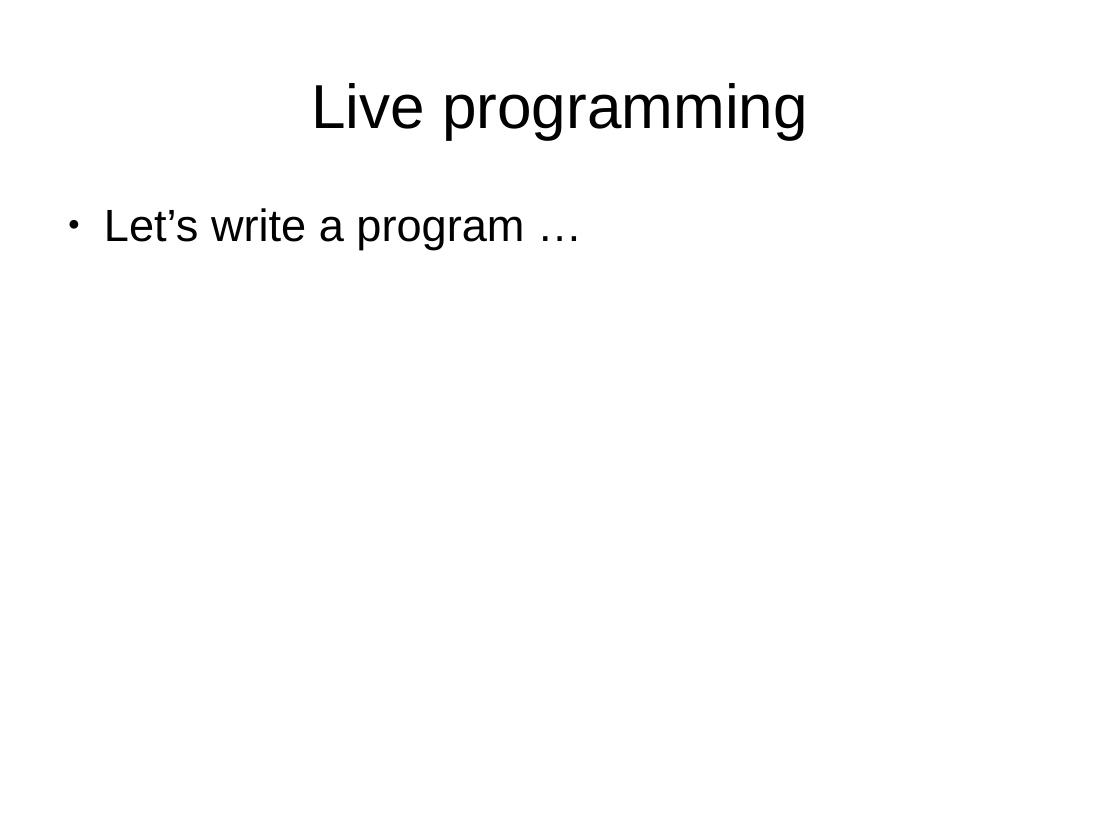
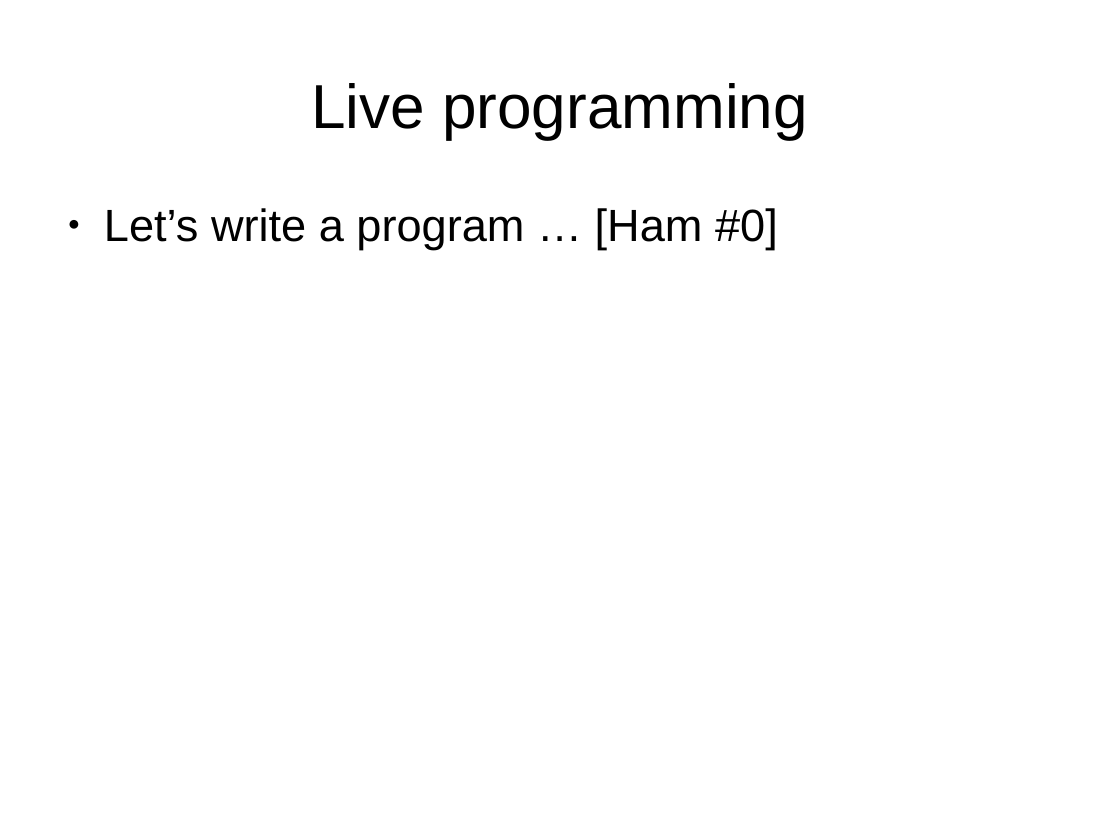
Before and after one commit to martindholmes/XSLT_workshops, a slide deck: slide 4 of intro/presentations/07_Hamlet_in_HTML.odp. Drawn at 1120x840 pixels with LibreOffice and Linux fonts; fonts in the diff are those of the drawing. Boxes give left, top, right and bottom in pixels: in the first picture for what was removed or moved away, otherwise in the second. Text is boxed around its words. In the diff, an @@ line names an element or a change of style, - is before the commit and + after.

```diff
--- a/intro/presentations/07_Hamlet_in_HTML.odp
+++ b/intro/presentations/07_Hamlet_in_HTML.odp
@@ text at (x1=104, y1=208, x2=778, y2=250): text changed @@
-● Let’s write a program …
+● Let’s write a program … [Ham #0]
```
Also in this commit, not shown: 2 other slides changed, 1 other file.
